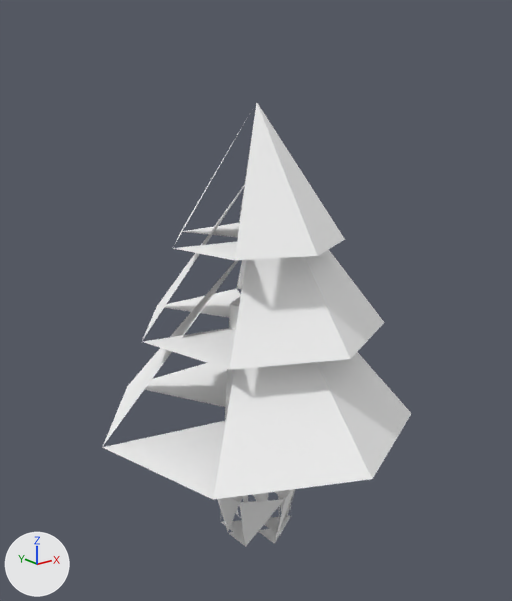
One commit to the glTF model apps/pod-web/public/assets/meshes/canopy-tree.lod1.glb: the scene before it, then after it.
Before and after are seen from a 50 mm lens placed at (-1.61, -2.01, 0.94), pointed at (-0.01, -0.01, 0.14). The lights are fixed; the arrows at lower left show +X, +Y and +Z. The older version comes first. Vertices at exactly the same position are counted once.
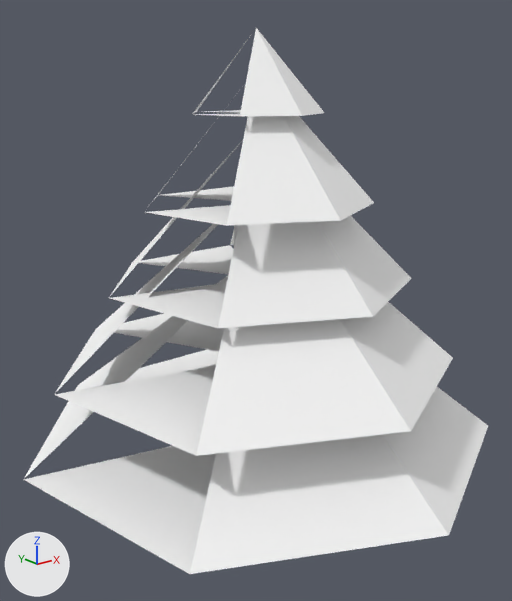
What differs and where, as boxes [x1, y1, x2, y2] in the pictures (512 x 601 px; the box of a moved part takes in the faces that stretch with it):
'Mesh_0', reshaped (50% wider, 23% taller)
    before: [102, 103, 412, 547]
    after: [23, 28, 488, 574]
part 1 of me_mesh_0, moved or reshaped (not visible afterwards)
    before: [217, 489, 295, 547]
part 2 of me_mesh_0, moved or reshaped
    before: [142, 184, 384, 370]
    after: [23, 276, 488, 574]
part 3 of me_mesh_0, moved or reshaped
    before: [173, 103, 345, 261]
    after: [55, 223, 453, 456]
part 4 of me_mesh_0, added
    after: [110, 140, 412, 328]
part 5 of me_mesh_0, added
    after: [146, 86, 374, 226]
part 6 of me_mesh_0, moved or reshaped
    before: [102, 260, 412, 500]
    after: [193, 28, 324, 116]
part 7 of me_mesh_0, moved or reshaped (mostly hidden afterwards)
    before: [221, 296, 291, 539]
    after: [234, 225, 238, 245]

Diff of the bpy script that builds the scene:
```diff
--- a/apps/pod-web/public/assets/meshes/canopy-tree.lod1.glb.py
+++ b/apps/pod-web/public/assets/meshes/canopy-tree.lod1.glb.py
@@ me_mesh_0 @@
 # used by ob_mesh_0; location = (0.0, 0.0, 0.0)
-me_mesh_0.from_pydata(...)  # 58 vertices, 45 faces; spans x -0.6..0.6, y -0.62..0.56, z -0.88..0.86
+me_mesh_0.from_pydata(...)  # 76 vertices, 59 faces; spans x -0.88..0.92, y -0.92..0.83, z -0.83..1.1
+# me_mesh_0 part 1: the loose piece of 15 vertices spanning x -0.16..0.16, y -0.18..0.18, z -0.88..-0.64 is scaled about its middle by (0.897, 0.896, 0.917), then moved by (0.0, 0.0, 0.04)
+# me_mesh_0 part 2: the loose piece of 9 vertices spanning x -0.43..0.51, y -0.46..0.45, z 0.03..0.65 is scaled about its middle by (1.92, 1.92, 1.16), then moved by (-0.02, -0.04, -0.38)
+# me_mesh_0 part 3: the loose piece of 9 vertices spanning x -0.34..0.28, y -0.36..0.25, z 0.38..0.86 is scaled about its middle by (2.37, 2.37, 1.37), then moved by (0.01, 0.0, -0.38)
+# me_mesh_0 part 4: the loose piece of 9 vertices spanning x -0.43..0.51, y -0.46..0.45, z 0.03..0.65 is copied, and the copy is scaled about its middle by (1.21, 1.21, 0.935), then moved by (-0.01, 0.0, 0.16); it spans x -0.54..0.6, y -0.56..0.54, z 0.21..0.79
+# me_mesh_0 part 5: the loose piece of 9 vertices spanning x -0.34..0.28, y -0.36..0.25, z 0.38..0.86 is copied, and the copy is scaled about its middle by (1.31, 1.31, 0.958), then moved by (0.01, 0.01, 0.12); it spans x -0.43..0.39, y -0.45..0.35, z 0.51..0.97
+# me_mesh_0 part 6: the loose piece of 10 vertices spanning x -0.6..0.6, y -0.62..0.56, z -0.34..0.38 is scaled about its middle by (0.387, 0.387, 0.389), then moved by (0.0, 0.02, 0.94)
+# me_mesh_0 part 7
+# 14 vertices are removed from x -0.13..0.13, y -0.15..0.15, z -0.82..0.12
+# 12 faces are deleted
+# 14 vertices are added at x -0.1..0.1, y -0.12..0.12, z -0.82..0.46
+# 12 new faces join them
 me_mesh_0.materials.append(mat_material_0)
```
